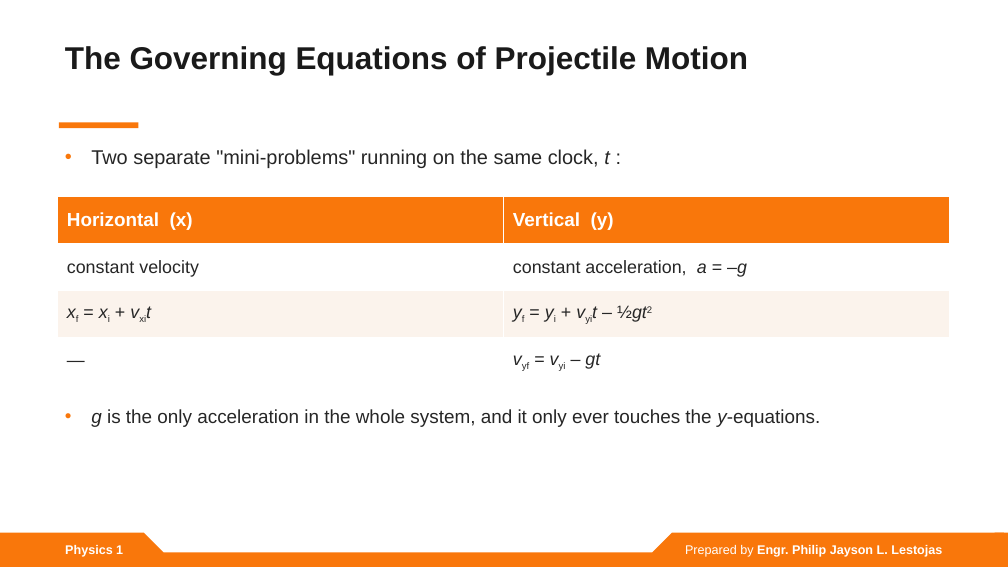
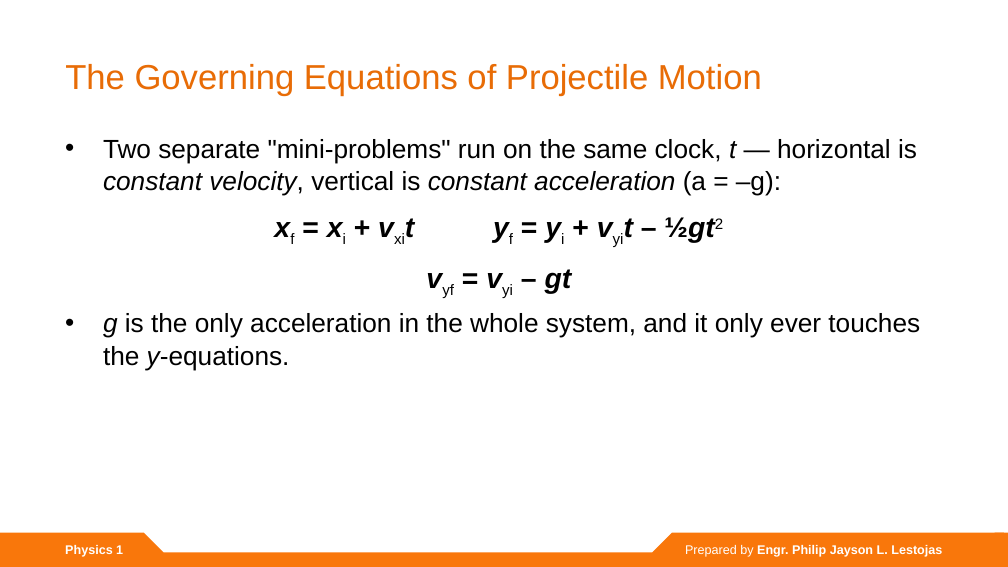
Before and after one commit to lestojas/physics, a slide deck: slide 7 of Projectile and Circular Motion.pptx. Drawn at 1008x567 pixels with LibreOffice and Linux fonts; fonts in the diff are those of the drawing. Boxes give left, top, right and bottom in pixels: in the first picture for what was removed or moved away, otherwise in the second. Text is boxed around its words. In the diff, an @@ line names an element or a change of style, - is before the commit and + after.

Commit message:
Revise deck to match template exactly (text-only content)
- Reuse the template's content-slide design: orange-gradient ExtraBold title + TT Hoves bulleted body
- Remove custom accent bars, equation bands, callout boxes, tables, and generated diagram images
- Convert comparison tables to template-style bullets; render equations as simple centered lines
- Body text auto-fits the template body box (keeps 28pt where content allows)

```diff
--- a/Projectile and Circular Motion.pptx
+++ b/Projectile and Circular Motion.pptx
@@ text "The Governing Equations of Projectile ...": place and size @@
-text "The Governing Equations of Projectile ..." at bbox=[65, 46, 748, 75]
+text "The Governing Equations of Projectile ..." at bbox=[65, 64, 762, 96]
@@ text "The Governing Equations of Projectile ..." at bbox=[65, 64, 762, 96]: size 30 to 33 pt, text colour #1A1A1A to gradient #B45404 to #E86C06 to #F9770B, bold off @@
@@ rectangle removed at bbox=[59, 123, 138, 128] @@
@@ text removed at bbox=[91, 149, 610, 168] @@
-• Two separate "mini-problems" running on the same clock, t :
@@ text added at bbox=[103, 139, 920, 371], 25 pt, text #000000 @@
+• Two separate "mini-problems" run on the same clock, t — horizontal is constant velocity, vertical is constant acceleration (a = –g):
+xf = xi + vxit yf = yi + vyit – ½gt2
+vyf = vyi – gt
+• g is the only acceleration in the whole system, and it only ever touches the y-equations.
@@ table removed at bbox=[57, 197, 950, 384], 4 rows, 2 columns @@
-Horizontal (x) | Vertical (y)
-constant velocity | constant acceleration, a = –g
-xf = xi + vxit | yf = yi + vyit – ½gt2
-— | vyf = vyi – gt
@@ text removed at bbox=[91, 409, 820, 427] @@
-• g is the only acceleration in the whole system, and it only ever touches the y-equations.
```
Also in this commit, not shown: 21 other slides changed, 8 other files.
